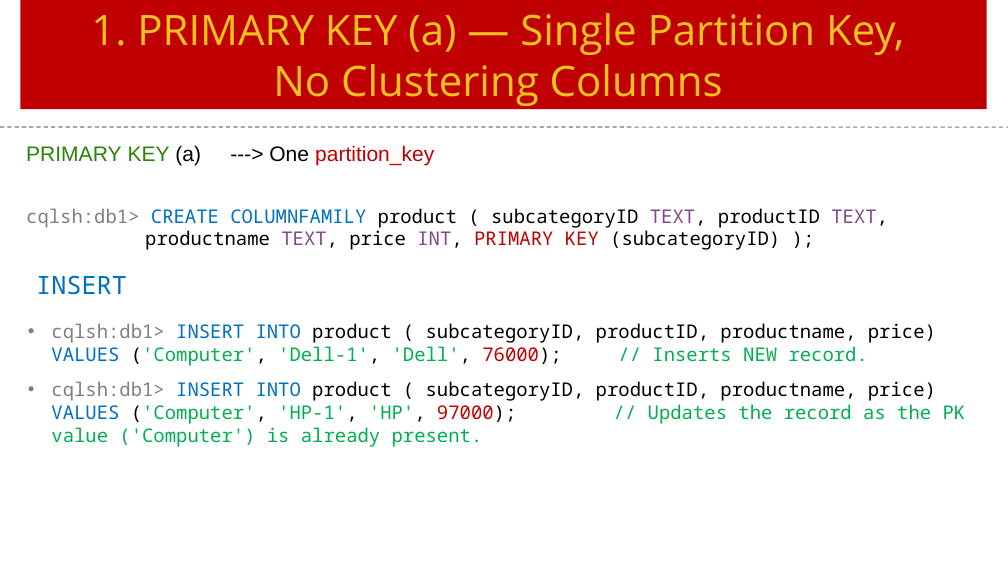
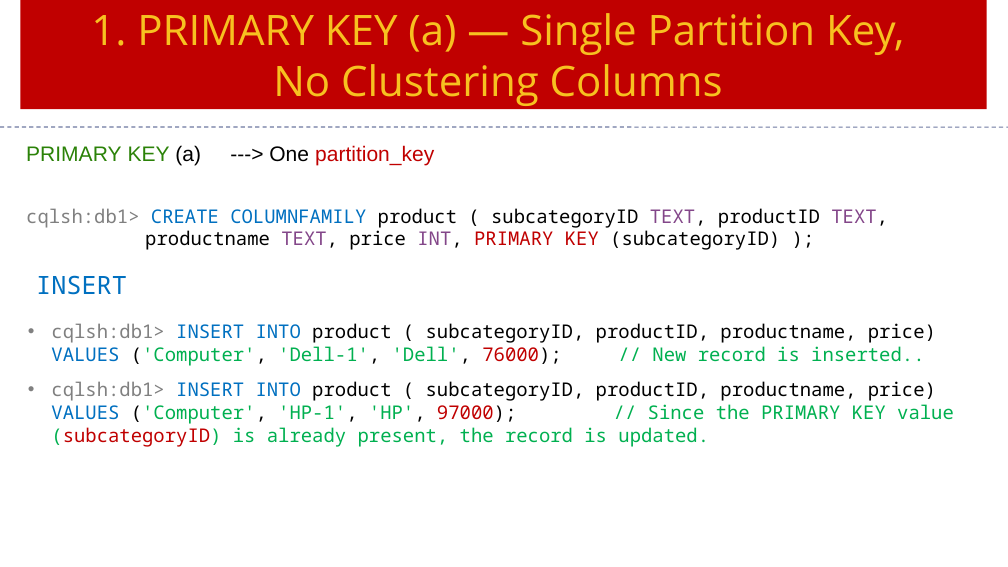
Before and after one commit to Saleel-Bagde/PPT-s, a slide deck: slide 20 of Cassandra Ver3.pptx. Drawn at 1008x567 pixels with LibreOffice and Linux fonts; fonts in the diff are those of the drawing. Boxes give left, top, right and bottom in pixels: in the first picture for what was removed or moved away, otherwise in the second. Text is boxed around its words. In the diff, an @@ line names an element or a change of style, - is before the commit and + after.

```diff
--- a/Cassandra Ver3.pptx
+++ b/Cassandra Ver3.pptx
@@ text at <box>51,323,954,447</box>: text changed @@
-• cqlsh:db1> INSERT INTO product ( subcategoryID, productID, productname, price) VALUES ('Computer', 'Dell-1', 'Dell', 76000); // Inserts NEW record.
-• cqlsh:db1> INSERT INTO product ( subcategoryID, productID, productname, price) VALUES ('Computer', 'HP-1', 'HP', 97000); // Updates the record as the PK value ('Computer') is already present.
+• cqlsh:db1> INSERT INTO product ( subcategoryID, productID, productname, price) VALUES ('Computer', 'Dell-1', 'Dell', 76000); // New record is inserted..
+• cqlsh:db1> INSERT INTO product ( subcategoryID, productID, productname, price) VALUES ('Computer', 'HP-1', 'HP', 97000); // Since the PRIMARY KEY value (subcategoryID) is already present, the record is updated.
```
Also in this commit, not shown: 3 other slides changed.
